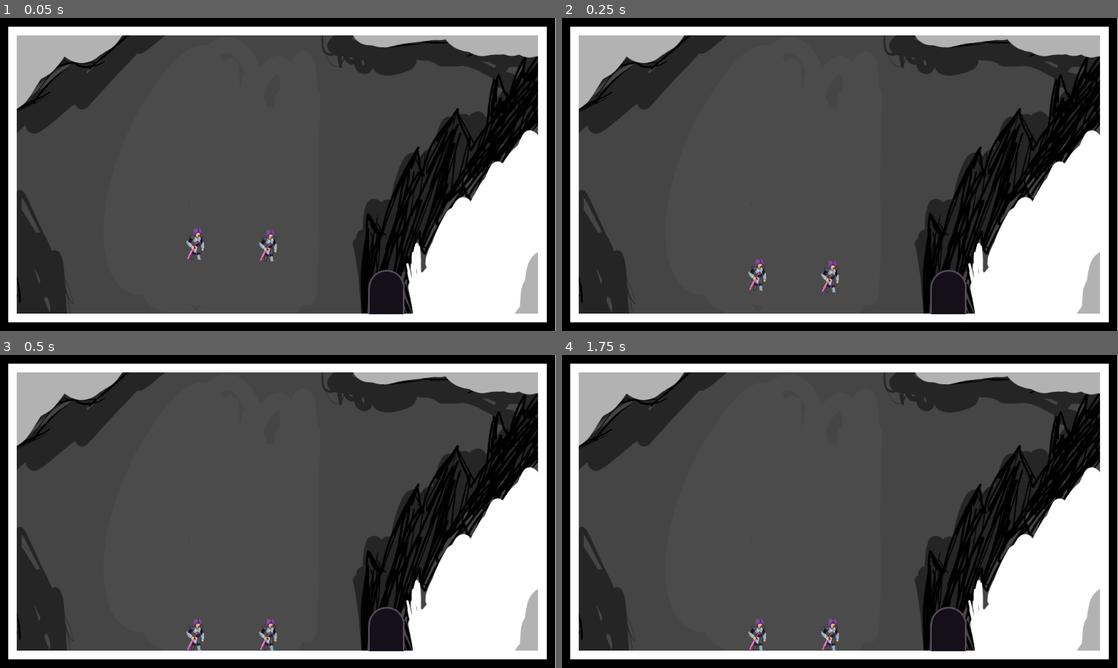
Above: before the commit, frames 1-4 (two rows, left to right).
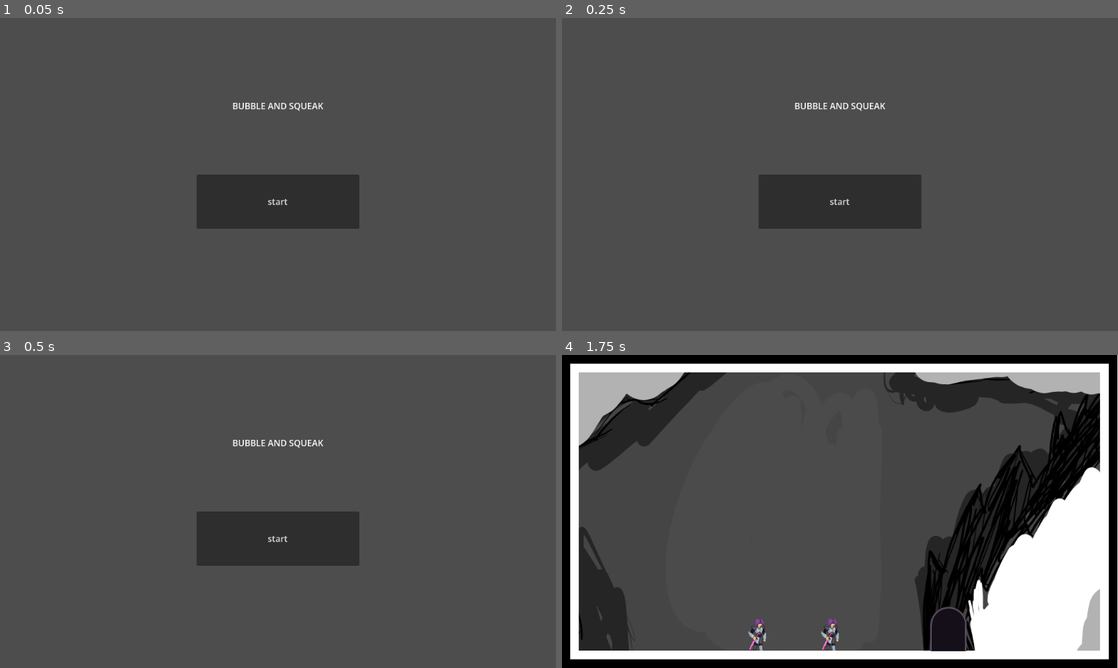
Above: after the commit, the same moments.

Repository: Michael-K-Williams/The-Eggbasket---ThreeThingGameSubmission2026
Game: Godot game, scene res://Scenes/main_menu.tscn
Same seed, same stepped clock (60 frames per second), same inputs: the game is played once before the commit and once after it. Before the commit the project starts from res://Scenes/cave_1.tscn.
Inputs (mouse positions are in pixels of both pictures, inside the frame that each line leads up to):
- Up to frame 1 (0.05 s): no input
- Up to frame 2 (0.25 s): no input
- Up to frame 3 (0.5 s): no input
- Up to frame 4 (1.75 s): click (840, 539) at 0.5 s, where only the run after the commit has a clickable "start"; tap Enter at 1.25 s

The runs differ from the first frame. In frame 1, 50% of the frame differs, in the area x 0-100%, y 0-100%; in frame 2, 50%; in frame 3, 50%; in frame 4, nothing differs.

Commit message:
added simple main menu
cheese borgor

Diff:
--- /dev/null
+++ b/bubble-&-squeak-/Scenes/button.gd
@@ -0,0 +1,5 @@
+extends Button
+
+func _on_pressed() -> void:
+	get_tree().change_scene_to_file("res://Scenes/cave_1.tscn")
+	pass # Replace with function body.
--- /dev/null
+++ b/bubble-&-squeak-/Scenes/main_menu.tscn
@@ -0,0 +1,32 @@
+[gd_scene format=3 uid="uid://d2e6bh055l32g"]
+
+[ext_resource type="Script" uid="uid://b6a3tilw1rlac" path="res://Scenes/button.gd" id="1_28flt"]
+
+[node name="MainMenu" type="Control" unique_id=93646524]
+layout_mode = 3
+anchors_preset = 15
+anchor_right = 1.0
+anchor_bottom = 1.0
+grow_horizontal = 2
+grow_vertical = 2
+
+[node name="Button" type="Button" parent="." unique_id=1462196357]
+layout_mode = 0
+offset_left = 362.0
+offset_top = 288.0
+offset_right = 662.0
+offset_bottom = 388.0
+text = "start"
+script = ExtResource("1_28flt")
+
+[node name="Label" type="Label" parent="." unique_id=220275101]
+layout_mode = 0
+offset_left = 412.0
+offset_top = 150.0
+offset_right = 612.0
+offset_bottom = 192.0
+text = "Bubble and Squeak"
+horizontal_alignment = 1
+uppercase = true
+
+[connection signal="pressed" from="Button" to="Button" method="_on_pressed"]
--- a/bubble-&-squeak-/project.godot
+++ b/bubble-&-squeak-/project.godot
@@ -15,7 +15,7 @@
 [application]
 
 config/name="Bubble & Squeak"
-run/main_scene="uid://d06kroitiejto"
+run/main_scene="uid://d2e6bh055l32g"
 config/features=PackedStringArray("4.7", "Forward Plus")
 config/icon="res://icon.svg"
 
Not shown, added: bubble-&-squeak-/Scenes/button.gd.uid
Not shown, changed: bubble-&-squeak-/icon.svg.import
